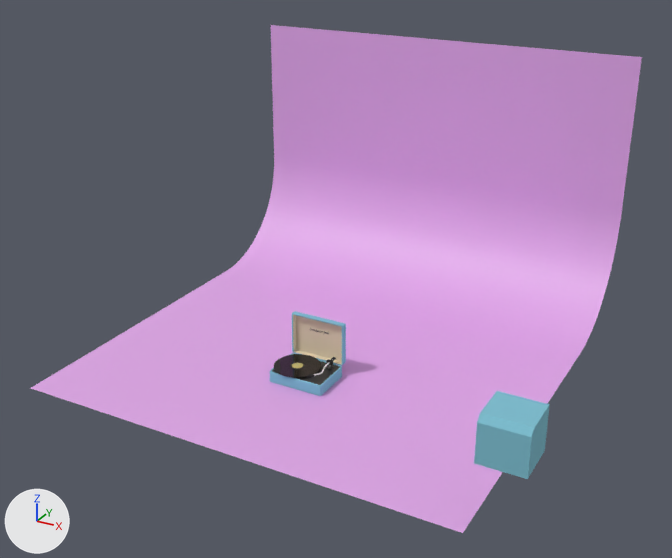
Renders of the glTF model frontend/public/turntable.glb from each side of a commit.
Rendered twice from a camera (50 mm lens) standing at (20.3, -33.1, 22.2) and looking at (0.5, 2.9, 4.2). Lighting does not change. The marker at lower left points along +X, +Y and +Z. Where no turn or scale is listed for an object, it has been applied to the vertices. Vertices at the same position are counted once.

Before the edit, the objects in view are built like this:
```python
me_cube = bpy.data.meshes.new('Cube')
me_cube.from_pydata(...)  # 3550 vertices, 7092 faces; spans x -0.69..13.64, y -6.75..0.8, z -0.22..4.53
# faces by material slot: [288, 2, 6802]
me_cube.materials.append(mat_body)  # cyan #7dbed0
me_cube.materials.append(mat_body_black)  # black #313131
me_cube.materials.append(mat_body__edges)  # cyan #7dbed0
me_cube_001 = bpy.data.meshes.new('Cube.001')
me_cube_001.from_pydata(...)  # 15592 vertices, 19517 faces; spans x -1.29..1.56, y 0.0..0.29, z 0.0..2.17
# faces by material slot: [7864, 24, 11629]
me_cube_001.materials.append(mat_body)  # cyan #7dbed0
me_cube_001.materials.append(mat_intter_yellow)  # beige #e5d4b6
me_cube_001.materials.append(mat_material_001)  # black #000000
me_plane = bpy.data.meshes.new('Plane')
me_plane.from_pydata(...)  # 58 vertices, 56 faces; spans x -10.9..10.9, y -10.9..10.9, z 0.0..13.9
me_plane.materials.append(mat_floor)  # pink #e0a8e7
ob_case_cover = bpy.data.objects.new('Case Cover', me_cube_001)
ob_case_cover.location = (-0.02, 1.66, 0.34)
ob_floor = bpy.data.objects.new('Floor', me_plane)
ob_floor.location = (0.04, 4.48, -0.23)
ob_plinth = bpy.data.objects.new('Plinth', me_cube)
ob_plinth.location = (-0.62, 0.86, 0.0)
```
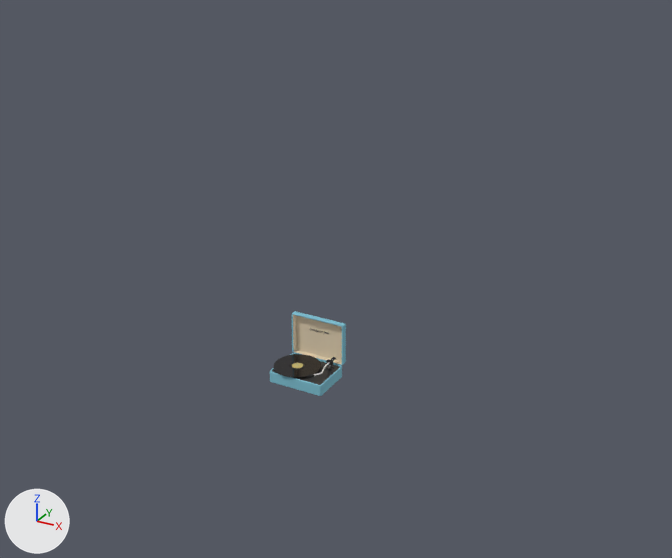
Commit message: Set Stage component + autorotate for turntable

What differs and where, as boxes [x1, y1, x2, y2] in the pictures (672 x 558 px):
'Floor', deleted: before [31, 25, 642, 533]
'Plinth', reshaped (74% narrower, 65% shorter): before [270, 353, 550, 479]; after [270, 353, 342, 396]
part 1 of me_cube, deleted (cyan): before [474, 391, 550, 479]

Patch to the scene script:
```diff
--- a/frontend/public/turntable.glb.py
+++ b/frontend/public/turntable.glb.py
@@ me_cube @@
 me_cube.from_pydata(...)  # 3550 vertices, 7092 faces; spans x -0.69..13.64, y -6.75..0.8, z -0.22..4.53
 # used by ob_plinth; location = (-0.62, 0.86, 0.0)
+# me_cube part 1: the loose piece of 10 vertices spanning x 11.64..13.64, y -6.75..-4.75, z 2.53..4.53 is deleted
 me_cube.materials.append(mat_body)
@@ ob_floor @@
-ob_floor = bpy.data.objects.new('Floor', me_plane)
-ob_floor.location = (0.04, 4.48, -0.23)
```
